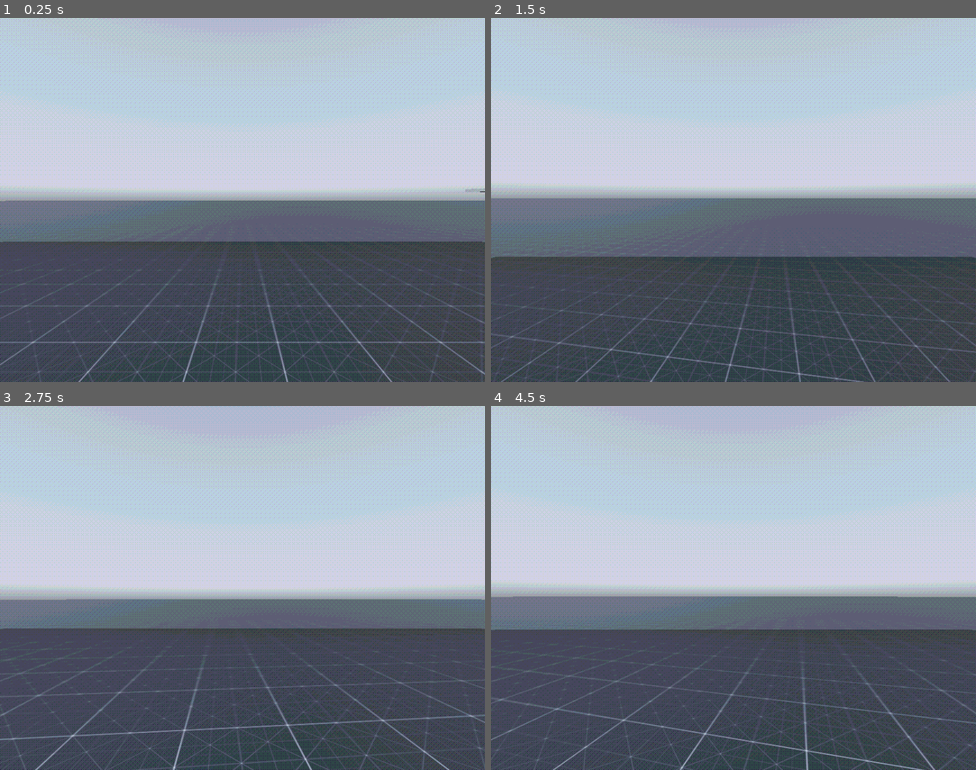
Above: before the commit, frames 1-4 (two rows, left to right).
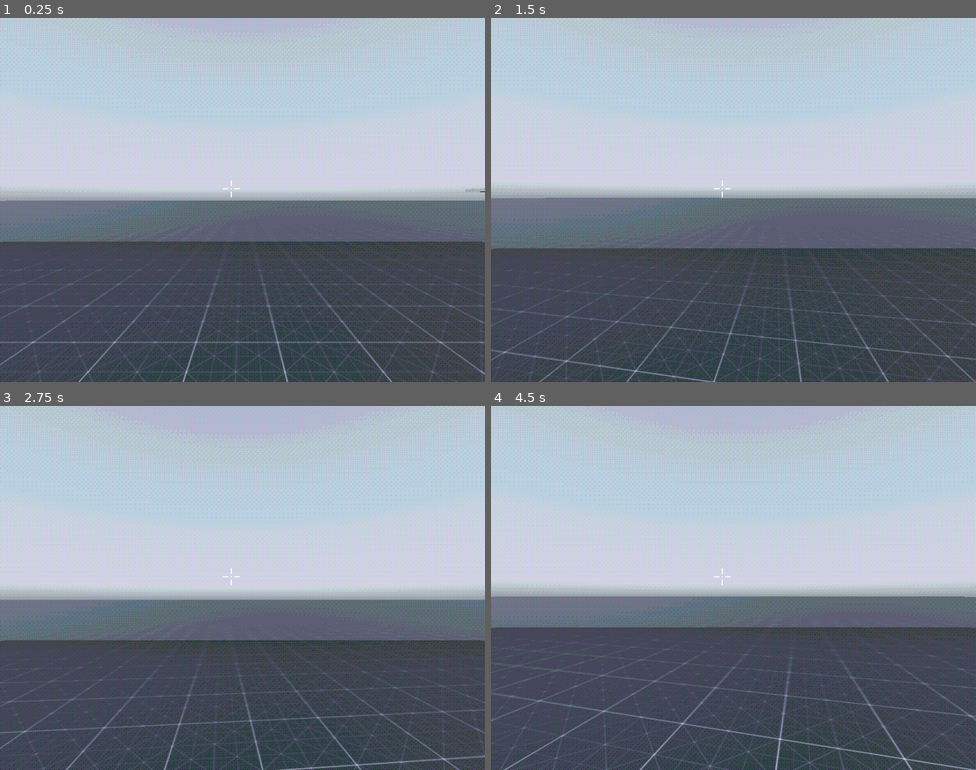
Above: after the commit, the same moments.

Repository: NilTPL/SampleFPS
Game: Godot game, scene res://levels/level_001.tscn
The game is run twice, just before and just after one commit, with the same random seed, the same clock (stepped at 60 frames per second) and the same inputs. A sky picture missing from this copy of the repository is replaced by a grey-blue gradient.
Inputs (mouse positions are in pixels of both pictures, inside the frame that each line leads up to):
- Up to frame 1 (0.25 s): no input
- Up to frame 2 (1.5 s): tap Enter at 0.5 s; move the mouse to (757, 200) at 0.52 s; hold Ctrl (player_crouch) 0.53-1.28 s; hold W (player_move_forward) from 0.53 s (still down); click (757, 200) at 0.67 s; tap Space (player_jump) at 0.77 s; move the mouse to (709, 200) at 1.27 s; tap Ctrl (player_crouch) at 1.35 s; click (709, 200) at 1.42 s
- Up to frame 3 (2.75 s): keep holding W (player_move_forward); tap Space (player_jump) at 1.52 s; move the mouse to (252, 580) at 2.02 s; hold Ctrl (player_crouch) from 2.03 s (still down); click (252, 580) at 2.17 s
- Up to frame 4 (4.5 s): keep holding W (player_move_forward); move the mouse to (728, 595) at 2.77 s; release Ctrl (player_crouch) at 2.78 s; tap Ctrl (player_crouch) at 2.85, 4.35 s; click (728, 595) at 2.92 s; tap Space (player_jump) at 3.02, 3.77 s; move the mouse to (767, 591) at 3.52 s; hold Ctrl (player_crouch) 3.53-4.28 s; click (767, 591) at 3.67 s; move the mouse to (694, 584) at 4.27 s; click (694, 584) at 4.42 s

The runs differ from the first frame. In frame 1, less than 0.1% of the frame differs, in the area x 45-50%, y 44-50%; in frame 2, 4.5%; in frame 3, 5.8%, in the area x 0-100%, y 44-100%; in frame 4, 3.3%.

Commit message:
EO3 done
Crosshair added

Diff:
--- a/controllers/fps_controller.tscn
+++ b/controllers/fps_controller.tscn
@@ -1,7 +1,8 @@
-[gd_scene load_steps=9 format=3 uid="uid://c3ffql15mo0aj"]
+[gd_scene load_steps=10 format=3 uid="uid://c3ffql15mo0aj"]
 
 [ext_resource type="Script" path="res://controllers/scripts/fps_controller.gd" id="1_pgc1p"]
 [ext_resource type="Material" uid="uid://b4gwd5h7ixvct" path="res://materials/player.tres" id="2_gldw4"]
+[ext_resource type="Script" path="res://controllers/scripts/Reticle.gd" id="3_ro3gd"]
 
 [sub_resource type="BoxShape3D" id="BoxShape3D_54x5t"]
 size = Vector3(1, 1.99, 1)
@@ -25,7 +26,7 @@
 }
 tracks/1/type = "value"
 tracks/1/imported = false
-tracks/1/enabled = true
+tracks/1/enabled = false
 tracks/1/path = NodePath("CollisionShape3D:position")
 tracks/1/interp = 1
 tracks/1/loop_wrap = true
@@ -39,7 +40,7 @@
 tracks/2/imported = false
 tracks/2/enabled = true
 tracks/2/path = NodePath("CameraController:position")
-tracks/2/interp = 1
+tracks/2/interp = 2
 tracks/2/loop_wrap = true
 tracks/2/keys = {
 "times": PackedFloat32Array(0, 1),
@@ -121,6 +122,8 @@
 
 [node name="CharacterBody3D" type="CharacterBody3D" node_paths=PackedStringArray("CAMERA_CONTROLLER", "ANIMATIONPLAYER", "CROUCH_SHAPECAST")]
 script = ExtResource("1_pgc1p")
+JUMP_VELOCITY = 4.7
+CROUCH_SPEED = 10.0
 MOUSE_SENSITIVITY = 0.25
 CAMERA_CONTROLLER = NodePath("CameraController/Camera3D")
 ANIMATIONPLAYER = NodePath("AnimationPlayer")
@@ -154,4 +157,44 @@
 target_position = Vector3(0, 0.5, 0)
 debug_shape_custom_color = Color(0, 1, 0, 1)
 
+[node name="UserInterface" type="Control" parent="."]
+layout_mode = 3
+anchors_preset = 15
+anchor_right = 1.0
+anchor_bottom = 1.0
+grow_horizontal = 2
+grow_vertical = 2
+mouse_filter = 1
+
+[node name="Reticle" type="CenterContainer" parent="UserInterface"]
+layout_mode = 1
+anchors_preset = 8
+anchor_left = 0.5
+anchor_top = 0.5
+anchor_right = 0.5
+anchor_bottom = 0.5
+offset_left = -20.0
+offset_top = -20.0
+offset_right = 20.0
+offset_bottom = 20.0
+grow_horizontal = 2
+grow_vertical = 2
+script = ExtResource("3_ro3gd")
+
+[node name="Top" type="Line2D" parent="UserInterface/Reticle"]
+points = PackedVector2Array(0, -5, 0, -15)
+width = 2.0
+
+[node name="Right" type="Line2D" parent="UserInterface/Reticle"]
+points = PackedVector2Array(5, 0, 15, 0)
+width = 2.0
+
+[node name="Bottom" type="Line2D" parent="UserInterface/Reticle"]
+points = PackedVector2Array(0, 5, 0, 15)
+width = 2.0
+
+[node name="Left" type="Line2D" parent="UserInterface/Reticle"]
+points = PackedVector2Array(-5, 0, -15, 0)
+width = 2.0
+
 [connection signal="animation_started" from="AnimationPlayer" to="." method="_on_animation_player_animation_started"]
--- /dev/null
+++ b/controllers/scripts/Reticle.gd
@@ -0,0 +1,14 @@
+extends CenterContainer
+
+@export var DOT_RADIUS : float = 1.0
+@export var DOT_COLOR : Color = Color.WHITE
+
+
+func _ready():
+	queue_redraw()
+
+func _process(delta):
+	pass
+
+func _draw():
+	draw_circle(Vector2(0,0), DOT_RADIUS, DOT_COLOR)
--- a/controllers/scripts/fps_controller.gd
+++ b/controllers/scripts/fps_controller.gd
@@ -38,7 +38,7 @@
 		get_tree().quit()
 	if event.is_action_pressed("player_crouch") and TOGGLE_CROUCH == true:
 		toggle_crouch()
-	if event.is_action_pressed("player_crouch") and _is_crouching == false and is_on_floor() and TOGGLE_CROUCH == false: #crouching while holding
+	if event.is_action_pressed("player_crouch") and _is_crouching == false and TOGGLE_CROUCH == false: #crouching while holding
 		crouching(true)
 	if event.is_action_released("player_crouch") and TOGGLE_CROUCH == false:
 		if CROUCH_SHAPECAST.is_colliding() == false:
--- a/levels/level_001.tscn
+++ b/levels/level_001.tscn
@@ -38,6 +38,18 @@
 
 [node name="CrouchPlatform" type="CSGBox3D" parent="Geometry/CrouchPlatforms"]
 transform = Transform3D(1, 0, 0, 0, 1, 0, 0, 0, 1, 2, 1.75, -3)
+size = Vector3(2, 0.1, 2)
+
+[node name="CrouchPlatform2" type="CSGBox3D" parent="Geometry/CrouchPlatforms"]
+transform = Transform3D(1, 0, 0, 0, 1, 0, 0, 0, 1, 4, 1.5548, -3)
+size = Vector3(2, 0.1, 2)
+
+[node name="CrouchJumpPlatform2" type="CSGBox3D" parent="Geometry/CrouchPlatforms"]
+transform = Transform3D(1, 0, 0, 0, 1, 0, 0, 0, 1, 6, 1.25, -3)
+size = Vector3(2, 0.1, 2)
+
+[node name="JumpPlatform" type="CSGBox3D" parent="Geometry/CrouchPlatforms"]
+transform = Transform3D(1, 0, 0, 0, 1, 0, 0, 0, 1, 8, 1, -3)
 size = Vector3(2, 0.1, 2)
 
 [node name="Stair" type="CSGCombiner3D" parent="Geometry"]
@@ -93,12 +105,17 @@
 
 [node name="SubViewportContainer" type="SubViewportContainer" parent="."]
 material = SubResource("ShaderMaterial_28pu2")
-offset_right = 864.0
-offset_bottom = 648.0
+anchors_preset = 15
+anchor_right = 1.0
+anchor_bottom = 1.0
+grow_horizontal = 2
+grow_vertical = 2
 stretch = true
 
 [node name="SubViewport" type="SubViewport" parent="SubViewportContainer"]
+handle_input_locally = false
 size = Vector2i(864, 648)
+render_target_update_mode = 4
 
 [node name="CharacterBody3D" parent="SubViewportContainer/SubViewport" instance=ExtResource("4_liofc")]
-transform = Transform3D(1, 0, 0, 0, 1, 0, 0, 0, 1, -8.43082, 0, 3.90714)
+transform = Transform3D(0.241685, 0, -0.970355, 0, 1, 0, 0.970355, 0, 0.241685, -8.43082, 0, 3.90714)
